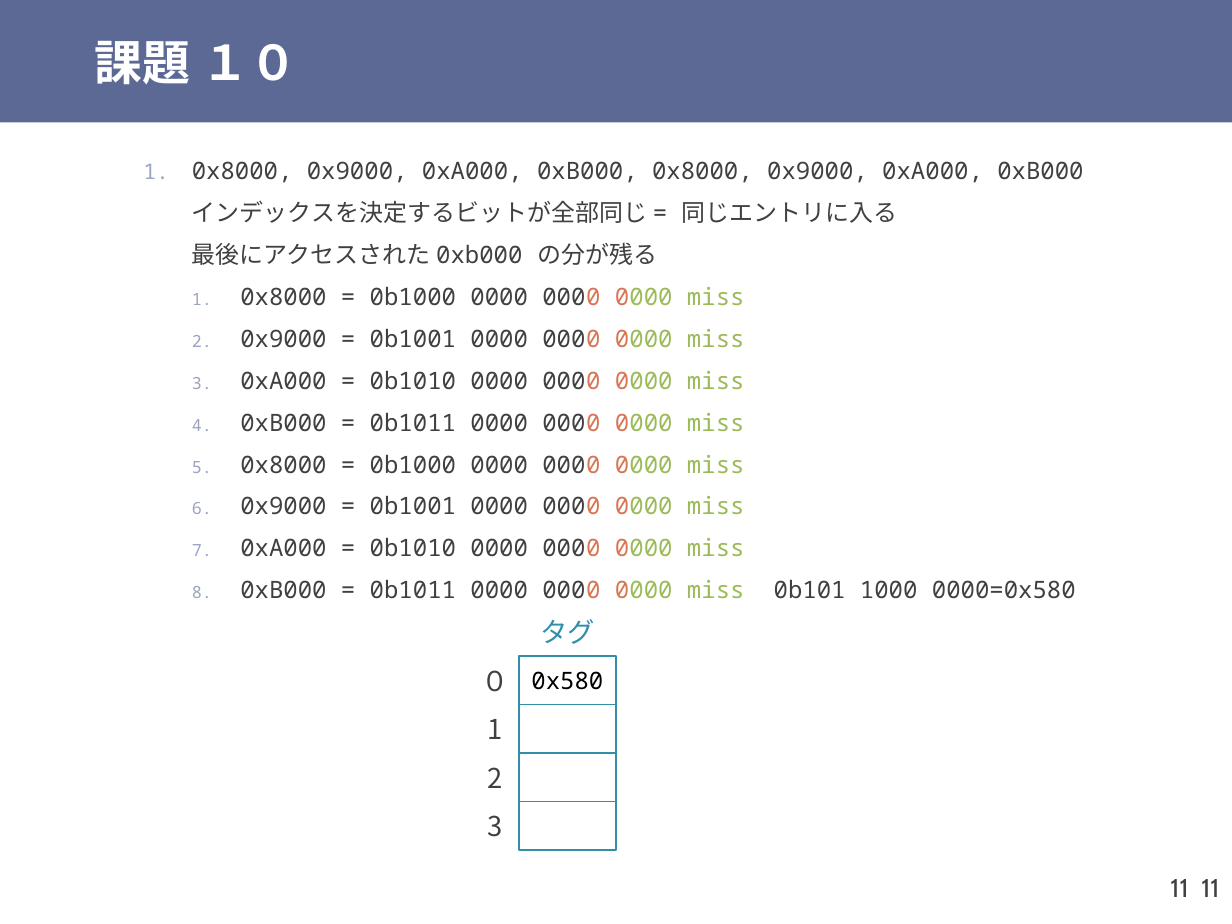
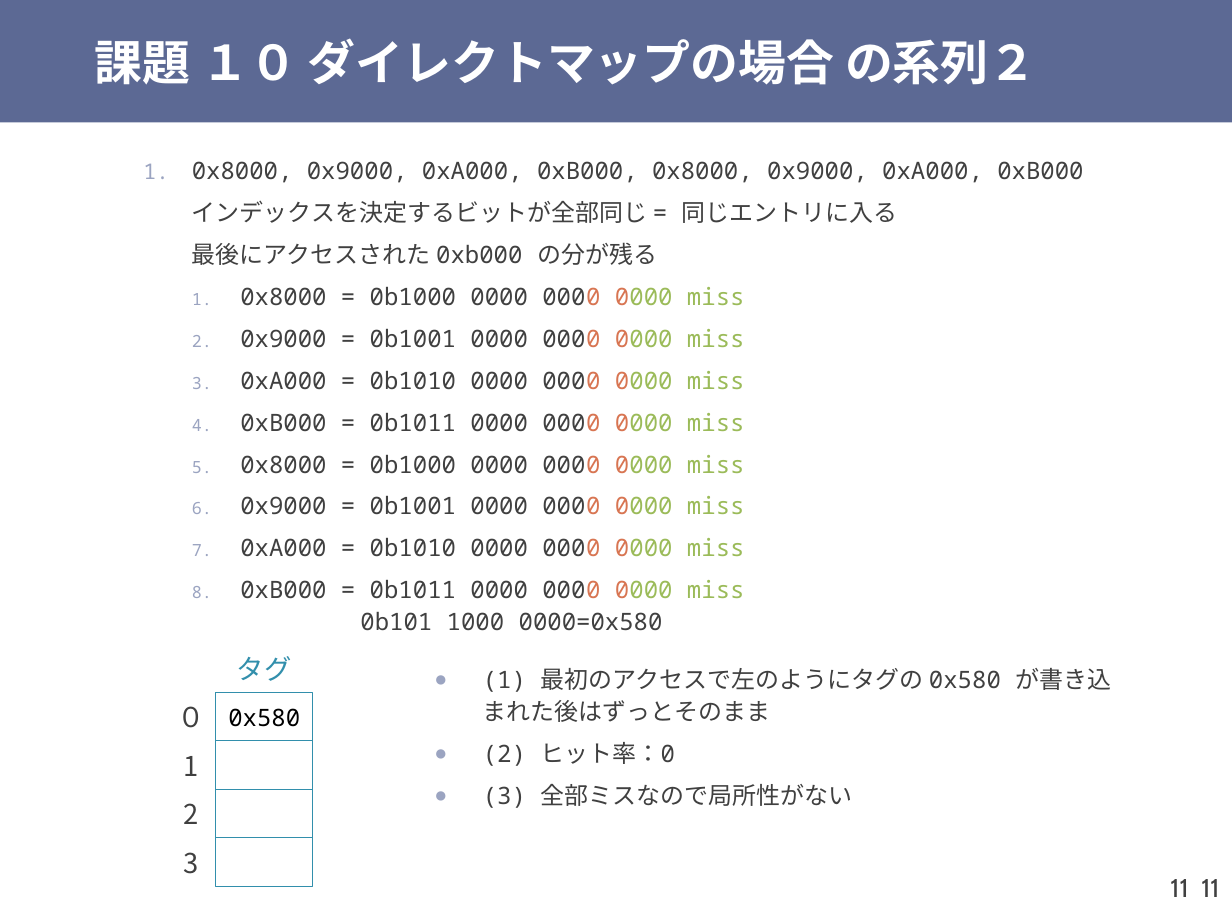
Before and after one commit to shioyadan/otya-computer-architecture-i, a slide deck: slide 11 of cai-shioya-11.pptx. Drawn at 1232x924 pixels with LibreOffice and Linux fonts; fonts in the diff are those of the drawing. Boxes give left, top, right and bottom in pixels: in the first picture for what was removed or moved away, otherwise in the second. Text is boxed around its words. In the diff, an @@ line names an element or a change of style, - is before the commit and + after.

```diff
--- a/cai-shioya-11.pptx
+++ b/cai-shioya-11.pptx
@@ title at [95, 38, 1036, 85]: text changed @@
-課題 １０
+課題 １０ ダイレクトマップの場合 の系列２
@@ text "0x8000, 0x9000, 0xA000, 0xB000, 0x8000, ..." rewrapped from [192, 161, 1083, 599] to [192, 161, 1083, 631] @@
@@ text added at [483, 668, 1111, 808], 14 pt, text #404040 @@
+  ● (1) 最初のアクセスで左のようにタグの 0x580 が書き込まれた後はずっとそのまま
+  ● (2) ヒット率：0
+  ● (3) 全部ミスなので局所性がない
@@ 5 texts, 4 rectangles: place and size @@
-5 texts, 4 rectangles at [481, 619, 616, 850]
+5 texts, 4 rectangles at [178, 656, 313, 886]
```
Also in this commit, not shown: 7 other slides changed, 7 slides added, 6 other files.
